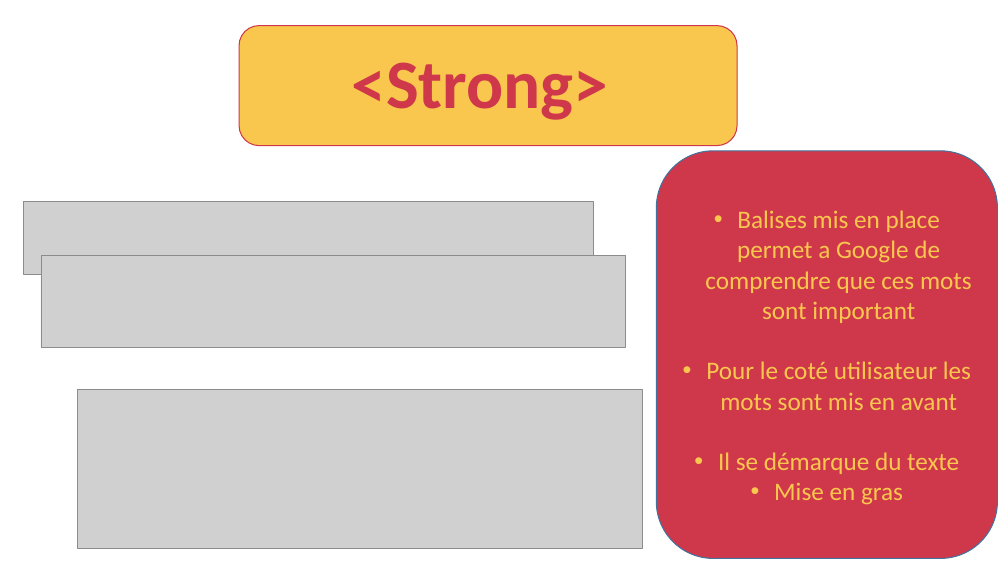
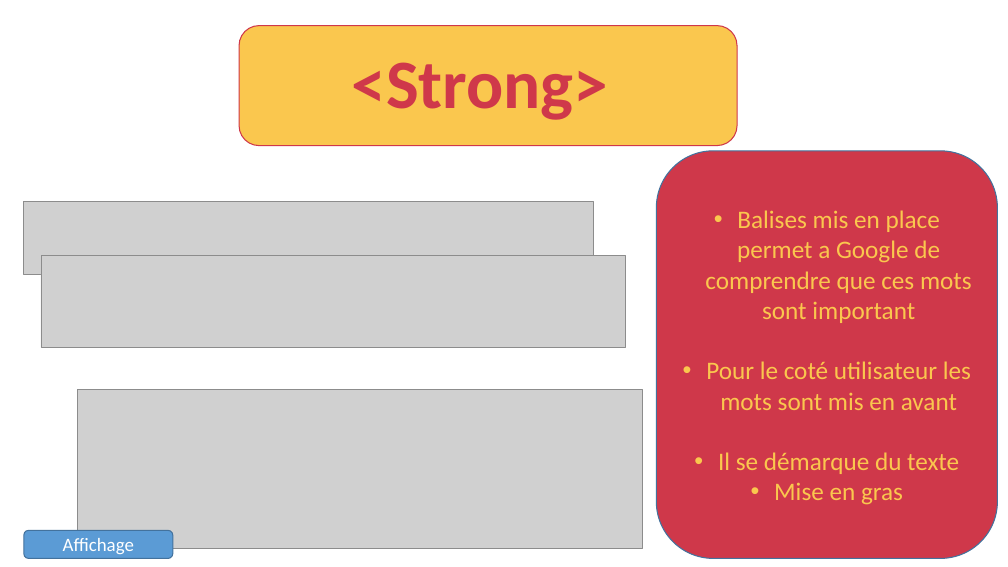
Before and after one commit to devfredgithub/CHOUETTEAGENCE, a slide deck: slide 11 of chouette agence [Enregistrement automatique].pptx (slide 8 before the commit). Drawn at 1008x567 pixels with LibreOffice and Linux fonts; fonts in the diff are those of the drawing; grey boxes stand for pictures. Boxes give left, top, right and bottom in pixels: in the first picture for what was removed or moved away, otherwise in the second. Text is boxed around its words. In the diff, an @@ line names an element or a change of style, - is before the commit and + after.

```diff
--- a/chouette agence [Enregistrement automatique].pptx
+++ b/chouette agence [Enregistrement automatique].pptx
@@ rounded rectangle added at (24,531,173,559), fill #5B9BD5, outline #43739E 1 pt, 18 pt, text #FFFFFF @@
+Affichage
```
Also in this commit, not shown: 10 other slides changed, 1 slide removed.
